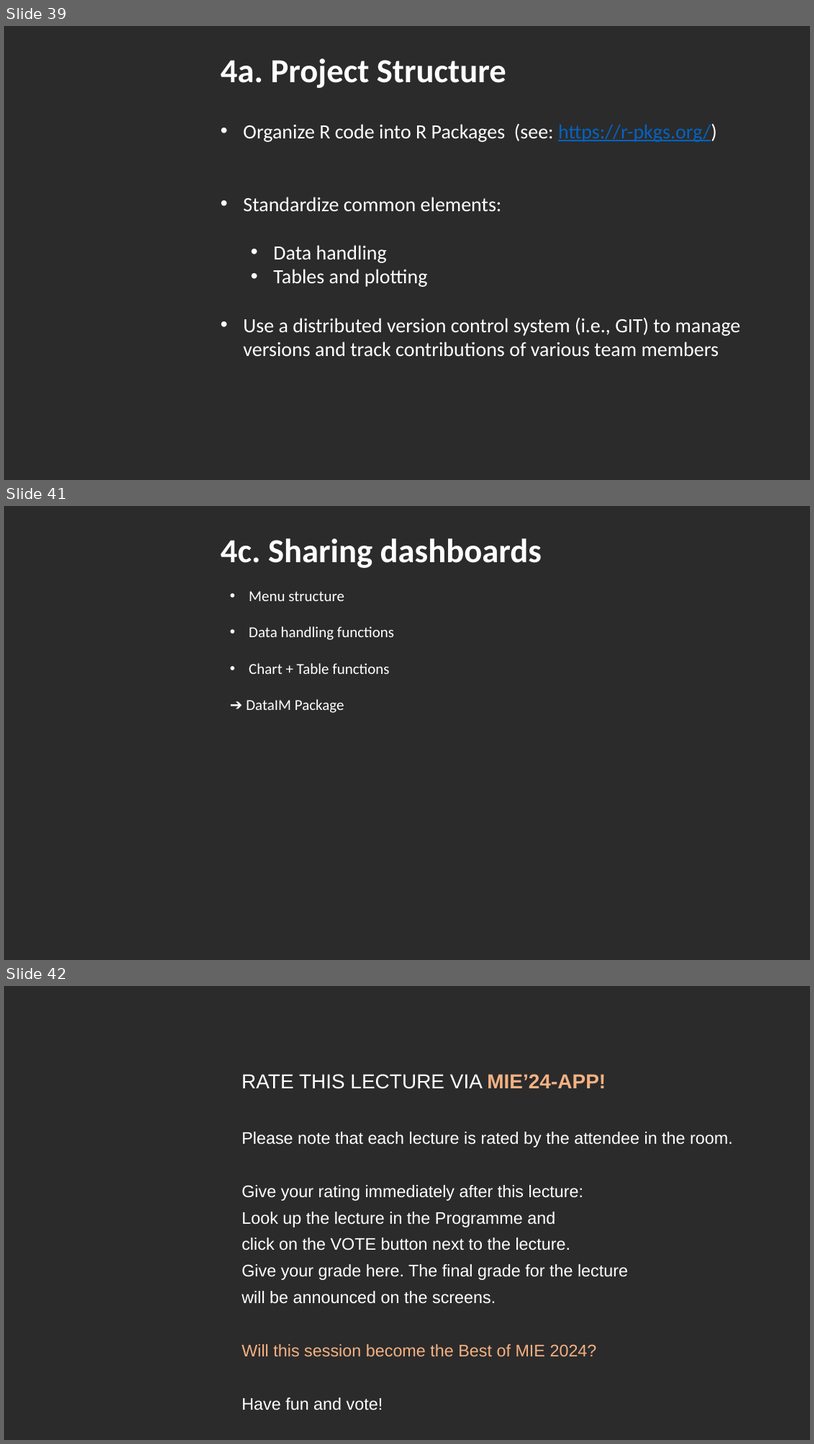
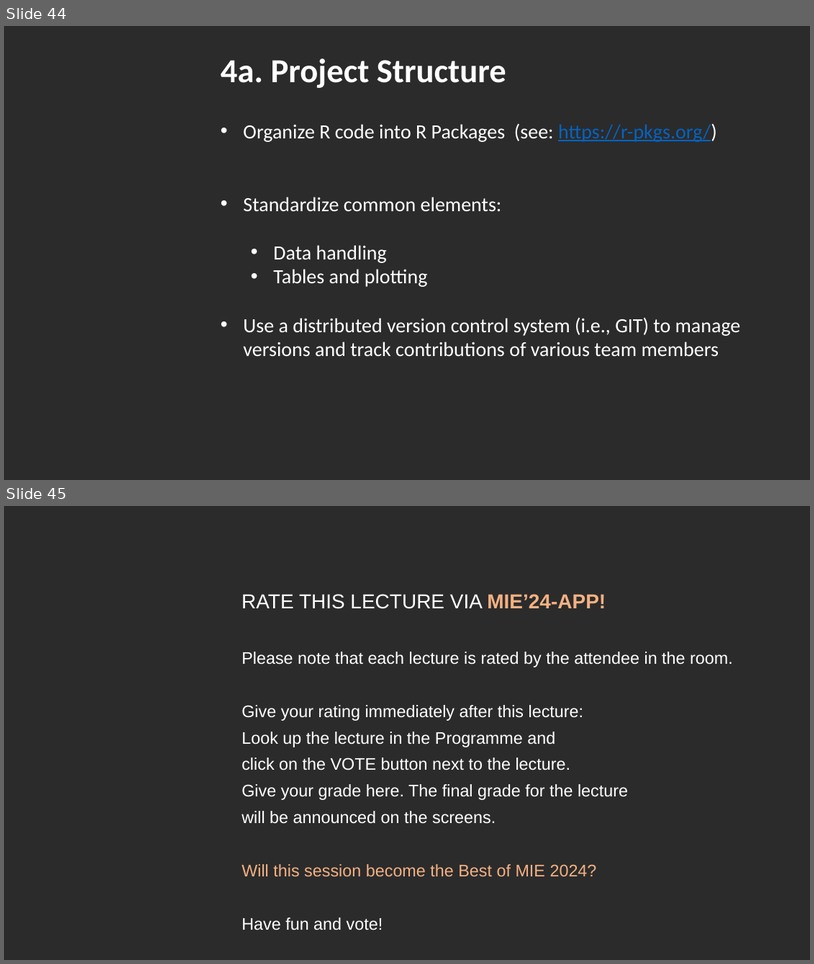
Before and after one commit to DataIMLabs/MIE2024, a slide deck: presentation/session1/MIE2024-DataIM-Masterclass-Session1.pptx. Shown one above the other, each under a label of ours: slides 39, 41 and 42 before the commit, slides 44 and 45 after it; the slides between them are not shown. The pictures are 814x1444 and 814x964 pixels, drawn with LibreOffice and Linux fonts; fonts in the diff are those of the drawing; background and template pictures are left out; a plain dark background stands for a picture behind light text. Boxes give left, top, right and bottom in pixels: in the first picture for what was removed or moved away, otherwise in the second. Text is boxed around its words. In the diff, an @@ line names an element or a change of style, - is before the commit and + after.

```diff
--- a/presentation/session1/MIE2024-DataIM-Masterclass-Session1.pptx
+++ b/presentation/session1/MIE2024-DataIM-Masterclass-Session1.pptx
@@ slide 41 removed at <box>4,506,810,960</box>, background picture (left out) @@
@@ text removed at <box>221,538,542,568</box> @@
-4c. Sharing dashboards
@@ text removed at <box>246,591,394,713</box> @@
-• Menu structure
-• Data handling functions
-• Chart + Table functions
-➔ DataIM Package
@@ what was slide 39 is now slide 44 @@
@@ what was slide 42 is now slide 45 @@
```
Also in this commit, not shown: 3 slides changed, 9 slides added, 5 other slides removed, 6 other files.
